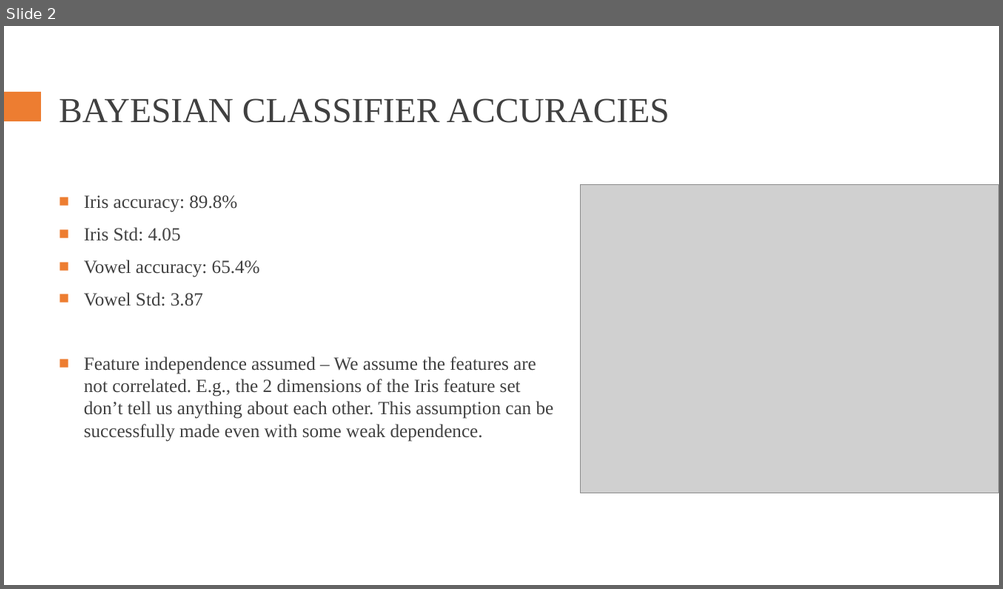
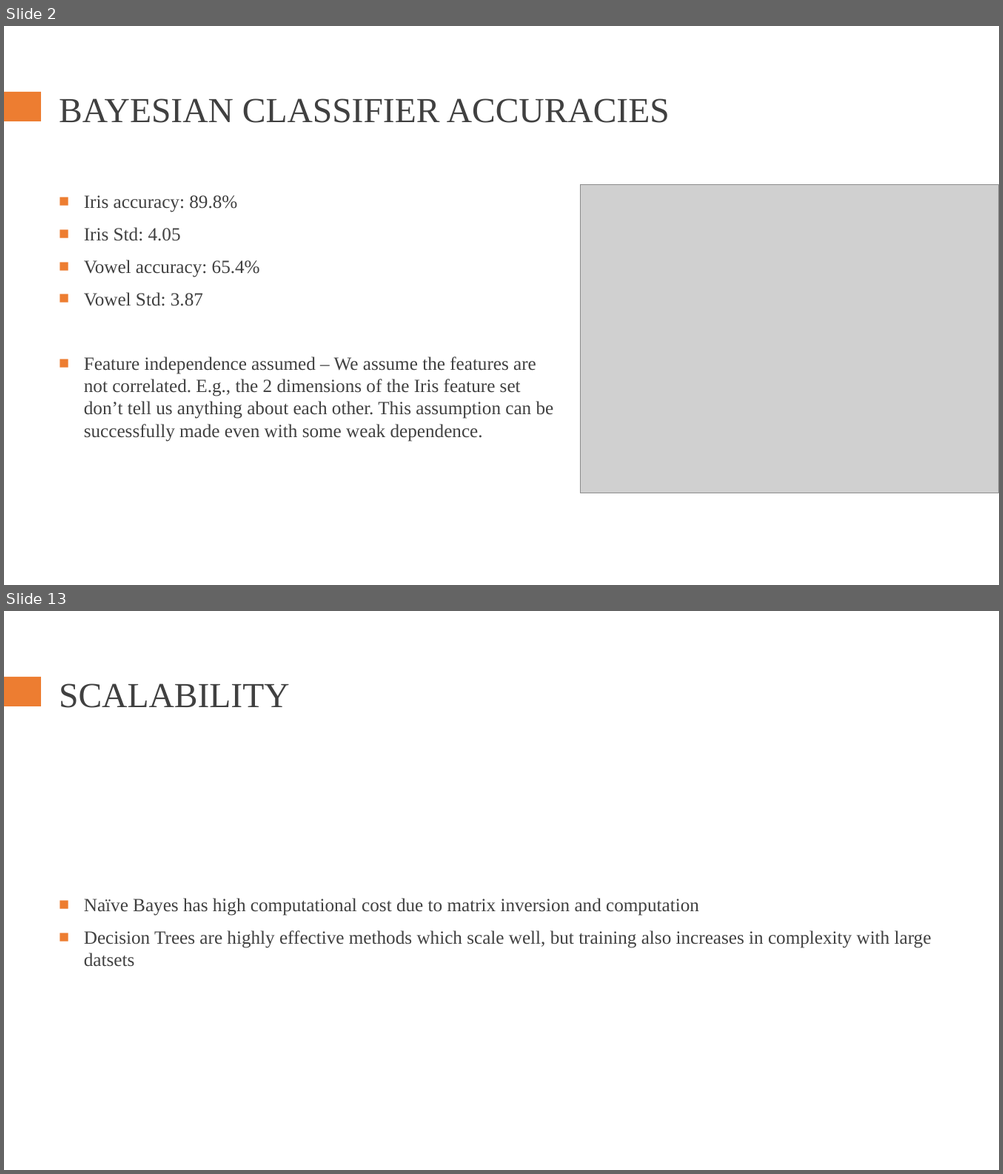
Before and after one commit to rodrigo-castellano/ML_Bayesian_learning_Boosting, a slide deck: Bayes_Boosting_presentation.pptx. Shown one above the other, each under a label of ours: slide 2 before the commit, slides 2 and 13 after it; the slides between them are not shown. The pictures are 1003x589 and 1003x1174 pixels, drawn with LibreOffice and Linux fonts; fonts in the diff are those of the drawing; grey boxes stand for pictures. Boxes give left, top, right and bottom in pixels: in the first picture for what was removed or moved away, otherwise in the second. Text is boxed around its words. In the diff, an @@ line names an element or a change of style, - is before the commit and + after.

```diff
--- a/Bayes_Boosting_presentation.pptx
+++ b/Bayes_Boosting_presentation.pptx
@@ slide 13 added at <box>4,611,999,1170</box>, background #FFFFFF; not listed: 1 template element that a slide beside it also shows @@
@@ title added at <box>59,684,290,708</box>, 34 pt, text #404040 @@
+SCALABILITY
@@ text added at <box>84,898,931,967</box>, 18 pt, text #404040 @@
+■ Naïve Bayes has high computational cost due to matrix inversion and computation
+■ Decision Trees are highly effective methods which scale well, but training also increases in complexity with large datsets
```
Also in this commit, not shown: 1 slide changed, 9 other slides added, 4 other files.
